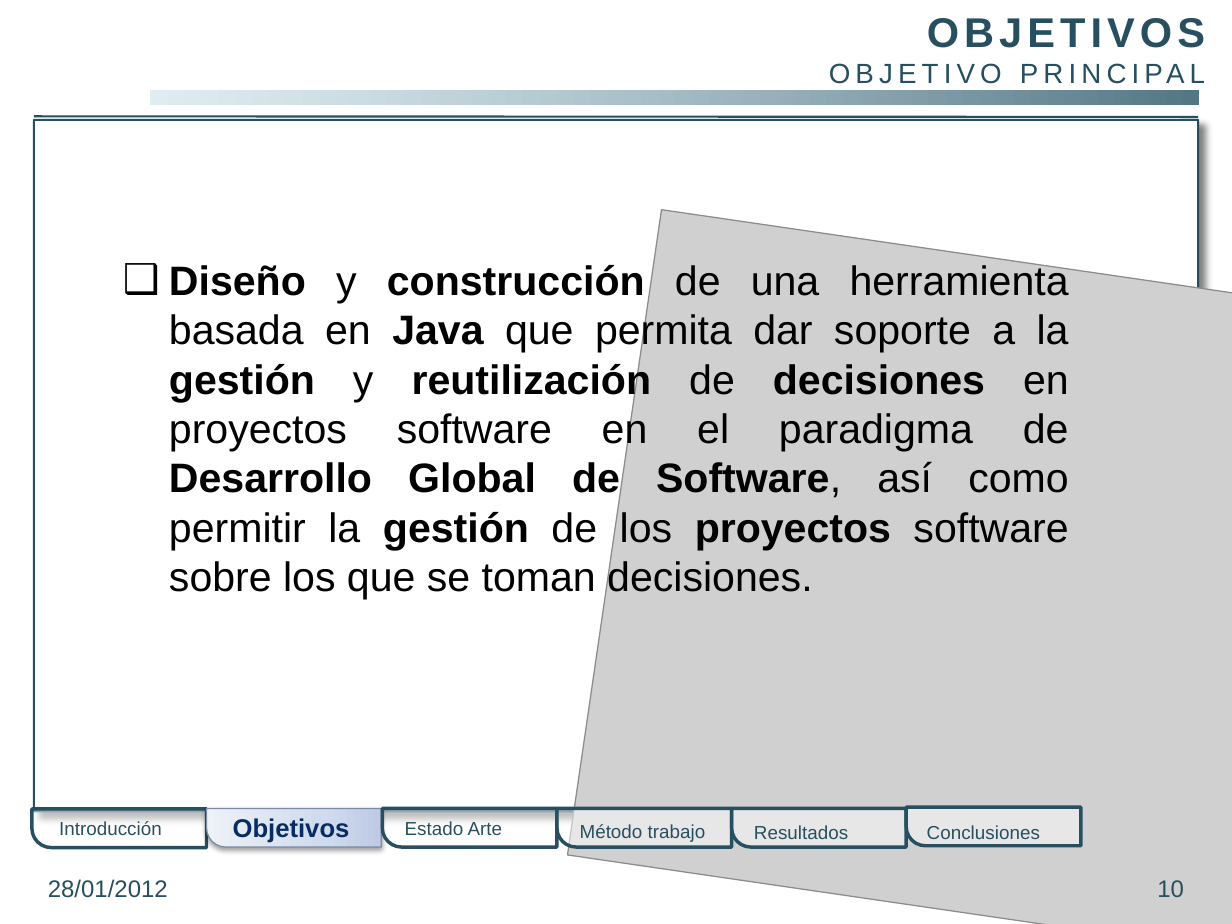
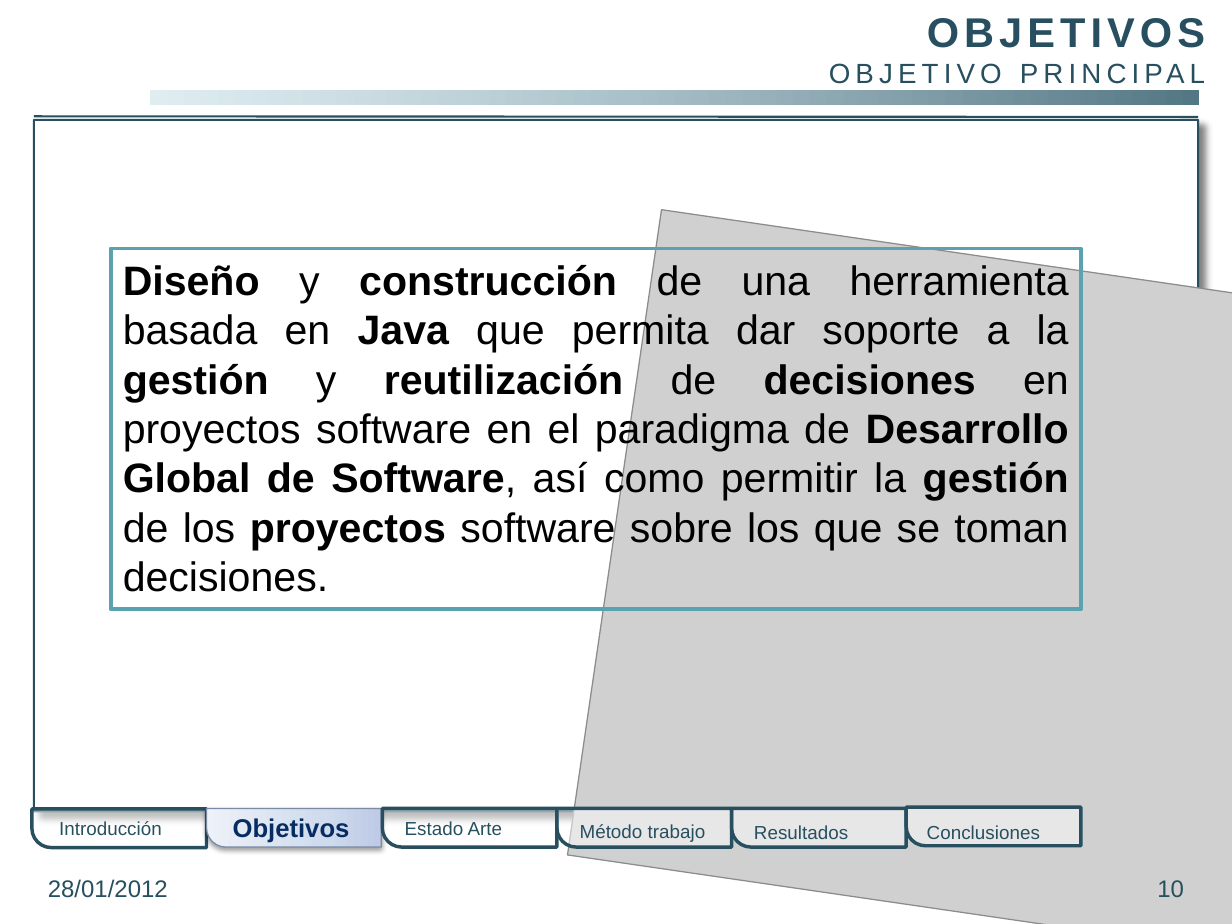
Before and after one commit to gangadhar001/repo-pfc, a slide deck: slide 10 of PFC/Presentacion/PresentacionPFC.pptx. Drawn at 1232x924 pixels with LibreOffice and Linux fonts; fonts in the diff are those of the drawing; grey boxes stand for pictures; background and template pictures are left out. Boxes give left, top, right and bottom in pixels: in the first picture for what was removed or moved away, otherwise in the second. Text is boxed around its words. In the diff, an @@ line names an element or a change of style, - is before the commit and + after.

```diff
--- a/PFC/Presentacion/PresentacionPFC.pptx
+++ b/PFC/Presentacion/PresentacionPFC.pptx
@@ rectangle "Diseño y construcción de una ...": place and size @@
-rectangle "Diseño y construcción de una ..." at <box>169,263,1069,599</box>
+rectangle "Diseño y construcción de una ..." at <box>111,249,1080,610</box>
@@ rectangle "Diseño y construcción de una ..." at <box>111,249,1080,610</box>: bullet ❑ to none; outline none to #5AA2AE 2.25 pt @@
```
Also in this commit, not shown: 23 other slides changed.
